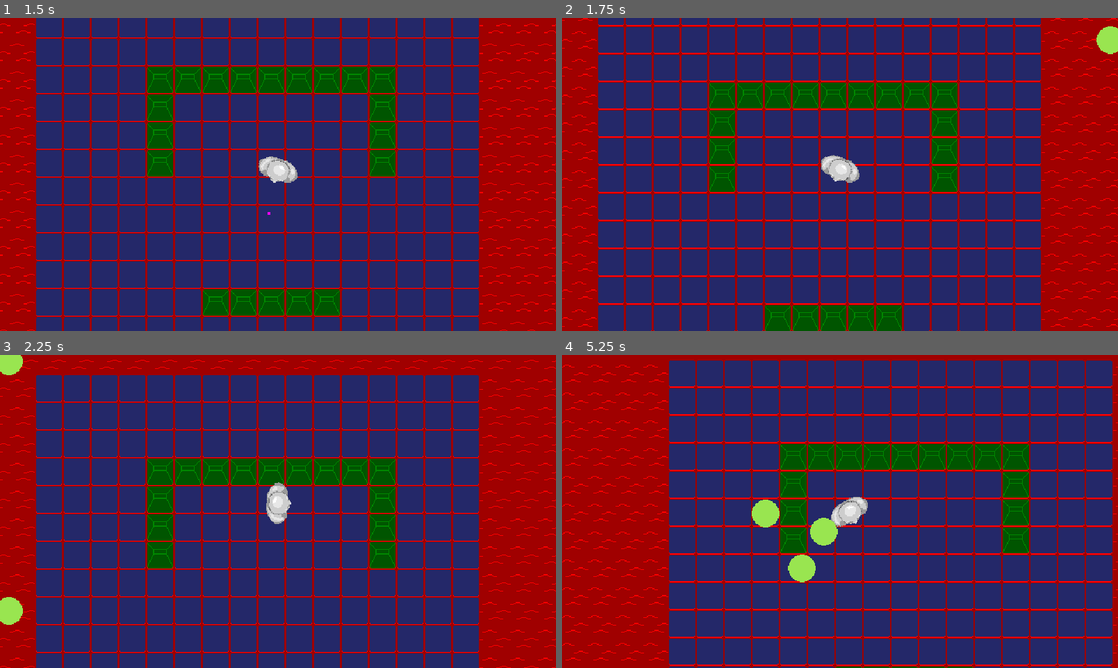
Above: before the commit, frames 1-4 (two rows, left to right).
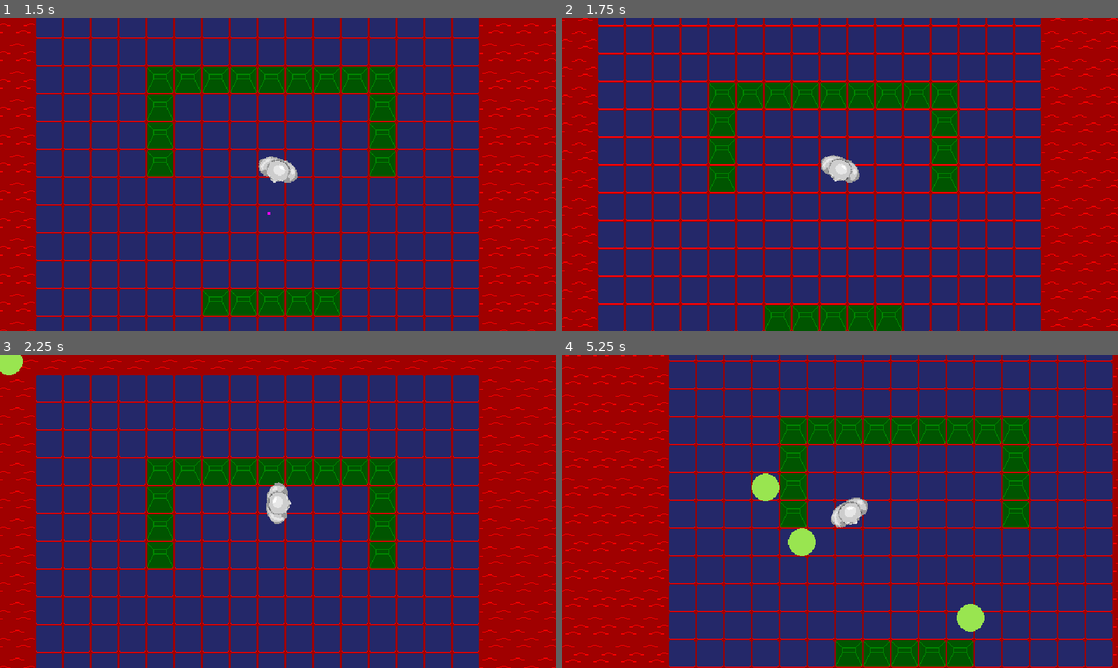
Above: after the commit, the same moments.

Repository: Burger-Bois/LD54-Godot-Team
Game: Godot game, scene res://scenes/main.tscn
Two runs of this game, one before a commit and one after it. Both use one fixed random seed, a clock stepped at 60 frames per second and the inputs below.
Inputs (mouse positions are in pixels of both pictures, inside the frame that each line leads up to):
- Up to frame 1 (1.5 s): click "Start" at 0.5 s; tap Enter at 1.25 s; move the mouse to (250, 237) at 1.27 s; hold W (up) from 1.28 s (still down); hold Right mouse button (aim) from 1.28 s (still down); click (250, 237) at 1.42 s
- Up to frame 2 (1.75 s): keep holding W (up); keep holding Right mouse button (aim)
- Up to frame 3 (2.25 s): keep holding W (up); move the mouse to (522, 392) at 2.02 s; release Right mouse button (aim) at 2.03 s; click (522, 392) at 2.1 s
- Up to frame 4 (5.25 s): move the mouse to (617, 370) at 2.77 s; release W (up) at 2.78 s; hold Right mouse button (aim) 2.78-3.53 s; hold A (left) 2.78-4.28 s; click (617, 370) at 2.92 s; move the mouse to (723, 614) at 3.52 s; click (723, 614) at 3.6 s; move the mouse to (739, 627) at 4.27 s; hold S (down) 4.28-5.03 s; hold Right mouse button (aim) 4.28-5.03 s; click (739, 627) at 4.42 s; move the mouse to (995, 655) at 5.02 s; hold D (right) from 5.03 s (still down); click (995, 655) at 5.1 s

Frame 1 is identical in both runs. In frame 2, 0.3% of the frame differs, in the area x 96-100%, y 2-12%; in frame 3, 0.3%; in frame 4, 24%, in the area x 0-100%, y 0-100%.

Commit message:
add incremental wave spawner

Diff:
--- a/scripts/level.gd
+++ b/scripts/level.gd
@@ -1,6 +1,11 @@
 extends Node2D
 class_name Level
 
+
+const ENEMIES_GROUP := "enemies"
+
+const _ENEMY_COUNT_BASE := 3
+const _ENEMY_COUNT_INCREMENT := 1
 
 @onready
 var enemy_spawner := $EnemySpawner as SpawnerPath
@@ -8,9 +13,43 @@
 @onready
 var player := $Player as Player
 
+@export_range(0, 0, 1, "or_greater")
+var wave_delay := 5.0
+
+var _wave := 0
+
 
 func _ready():
-	for i in range(5):
-		var enemy = enemy_spawner.get_mob()
+	spawn_wave()
+
+
+func enemy_killed():
+	if get_tree():
+		var enemies := get_tree().get_nodes_in_group(ENEMIES_GROUP) as Array[Node]
+		if enemies.is_empty():
+			start_wave_timer()
+
+
+func start_wave_timer():
+	var wave_timer := Timer.new()
+	wave_timer.name = "WaveTimer"
+	wave_timer.wait_time = wave_delay
+	wave_timer.one_shot = true
+	wave_timer.timeout.connect(func():
+		spawn_wave()
+		wave_timer.queue_free())
+	add_child(wave_timer)
+	wave_timer.start()
+
+
+func spawn_wave():
+	_wave += 1
+	var enemy_count := _ENEMY_COUNT_BASE + _ENEMY_COUNT_INCREMENT * (_wave - 1)
+
+	for i in range(enemy_count):
+		var enemy = enemy_spawner.get_mob() as Enemy
+		enemy.name = "Enemy" + str(i)
+		enemy.add_to_group(ENEMIES_GROUP)
+		enemy.tree_exited.connect(enemy_killed)
 		enemy.target = player
 		add_child(enemy)
